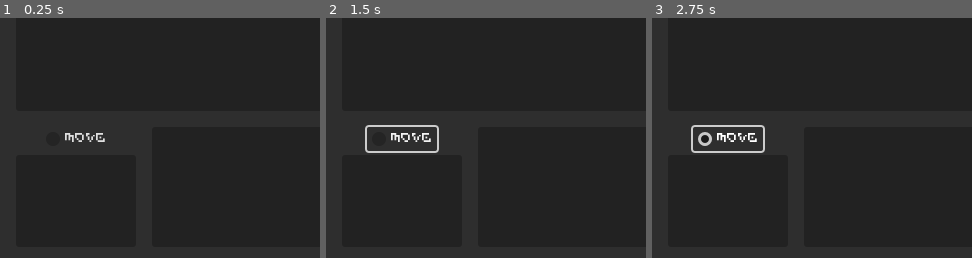
Above: before the commit, frames 1-3 (left to right).
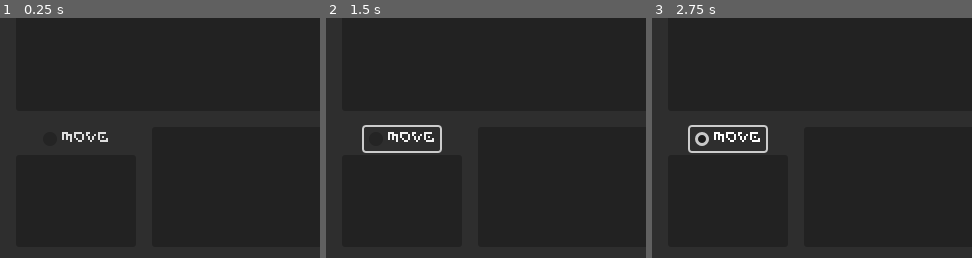
Above: after the commit, the same moments.

Repository: ViciousElia/escaping-ganymede
Game: Godot game, scene res://interfaces/screen_interface.tscn
Two runs of this game, one before a commit and one after it. Both use one fixed random seed, a clock stepped at 60 frames per second and the inputs below. The project has no main scene, so this scene is started directly.
Inputs:
- Up to frame 1 (0.25 s): no input
- Up to frame 2 (1.5 s): click "Move" at 0.5 s; click "Move" at 1.25 s
- Up to frame 3 (2.75 s): click "Move" at 2 s
The pictures show only the part of the screen within x 0-50%, y 49-99%; the shares and areas given below are measured in that part.

The runs differ from the first frame. In frame 1, 0.3% of the frame differs, in the area x 19-34%, y 47-52%; in frame 2, 0.6%; in frame 3, 0.8%, in the area x 11-37%, y 44-57%.

Commit message:
Adjusted default font size in theme and char size in message interface

Diff:
--- a/interfaces/message_interface.tscn
+++ b/interfaces/message_interface.tscn
@@ -11,7 +11,7 @@
 focus_mode = 2
 script = ExtResource("1_v4ie7")
 line_size = Vector2i(53, 32)
-char_size = Vector2i(12, 14)
+char_size = Vector2i(12, 15)
 
 [node name="RichText" type="RichTextLabel" parent="."]
 layout_mode = 2
--- a/themes/default_theme.tres
+++ b/themes/default_theme.tres
@@ -4,7 +4,7 @@
 
 [resource]
 default_font = ExtResource("1_mlkpy")
-default_font_size = 14
+default_font_size = 16
 MarginContainer/constants/margin_bottom = 16
 MarginContainer/constants/margin_left = 16
 MarginContainer/constants/margin_right = 16
